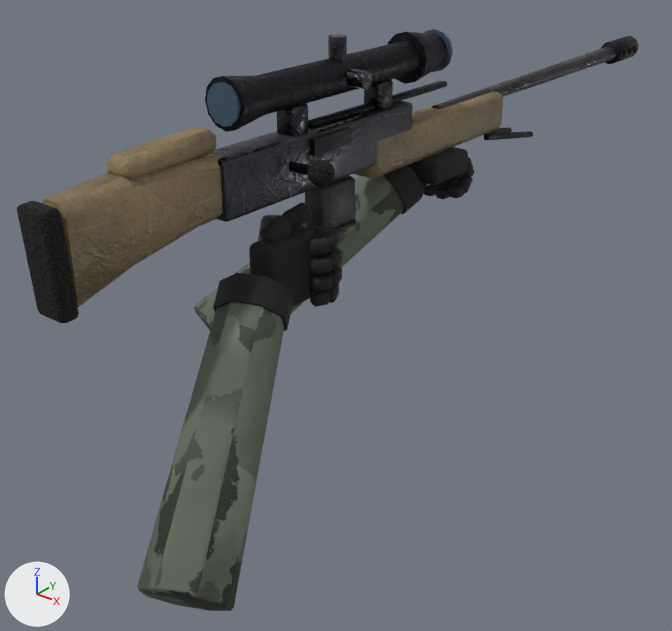
Before and after pictures for a commit that changed the glTF model client/assets/models/sniper_fp.glb.
Rendered twice from a 50 mm lens placed at (0.72, -0.818, 0.391), pointed at (-0.048, 0.142, -0.204). The lights are fixed; the arrows at lower left show +X, +Y and +Z. The first picture is the older version. Where no turn or scale is listed for an object, it has been applied to the vertices. Vertices at exactly the same position are counted once.

Names of what the first picture shows: 'arms', 'body', 'bolt', 'mag'.
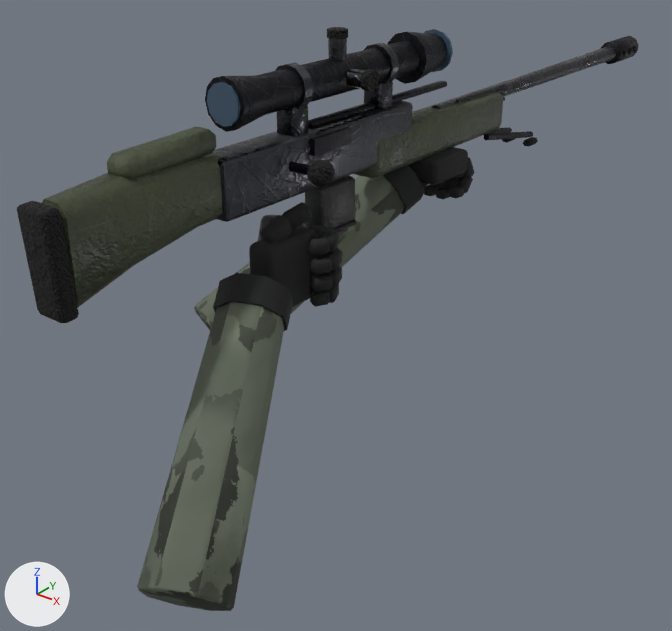
Boxes (x1, y1, x2, y2) around the edits, measured in the pictures (672 x 631 px):
```json
{"object": "body", "change": "surface changed, reshaped", "before": [17, 29, 639, 323], "after": [17, 27, 639, 323], "on screen": "darker"}
{"part": 1, "of": "me_sniper", "change": "added", "after": [275, 63, 313, 109]}
{"part": 2, "of": "me_sniper", "change": "added", "after": [364, 43, 399, 84]}
{"part": 3, "of": "me_sniper", "change": "added", "after": [456, 84, 506, 103]}
{"part": 4, "of": "me_sniper", "change": "added", "after": [327, 27, 348, 39]}
{"part": 5, "of": "me_sniper", "change": "added", "after": [360, 69, 379, 92]}
{"part": 6, "of": "me_sniper", "change": "added", "after": [523, 137, 538, 147]}
```

The change, as JSON lines over the scene's bpy script:
```json
{"op": "add", "block": "img_polymer__0_24__0_27__0_002", "code": ["img_polymer__0_24__0_27__0_002 = load_image('polymer_(0.24, 0.27, 0.002', '_unpacked/polymer__0.24__0.27__0.002', 256, 256, 'Non-Color')"]}
{"op": "add", "block": "img_polymer__0_24__0_27__0", "code": ["img_polymer__0_24__0_27__0 = load_image('polymer_(0.24, 0.27, 0', '_unpacked/polymer__0.24__0.27__0', 256, 256, 'sRGB')"]}
{"op": "add", "block": "img_polymer__0_24__0_27__0_001", "code": ["img_polymer__0_24__0_27__0_001 = load_image('polymer_(0.24, 0.27, 0.001', '_unpacked/polymer__0.24__0.27__0.001', 256, 256, 'Non-Color')"]}
{"block": "mat_polymer_tan", "where": "n2 = _N.new('ShaderNodeTexImage'); n2.name = 'Image Texture'"}
{"op": "set", "path": "n2.image", "old": "img_polymer__0_5__0_43__0", "new": "img_polymer__0_24__0_27__0"}
{"block": "mat_polymer_tan", "where": "n4 = _N.new('ShaderNodeTexImage'); n4.name = 'Image Texture.001'"}
{"op": "set", "path": "n4.image", "old": "img_polymer__0_5__0_43__0_001", "new": "img_polymer__0_24__0_27__0_001"}
{"block": "mat_polymer_tan", "where": "n6 = _N.new('ShaderNodeTexImage'); n6.name = 'Image Texture.002'"}
{"op": "set", "path": "n6.image", "old": "img_polymer__0_5__0_43__0_002", "new": "img_polymer__0_24__0_27__0_002"}
{"block": "me_sniper", "where": "# used by ob_body; location = (0.0, 0.0, 0.0)"}
{"op": "remove", "block": "me_sniper", "code": "me_sniper.from_pydata(...)  # 692 vertices, 1276 faces; spans x -0.034..0.045, y -0.366..0.995, z -0.1..0.205"}
{"op": "add", "block": "me_sniper", "code": "me_sniper.from_pydata(...)  # 852 vertices, 1556 faces; spans x -0.034..0.054, y -0.366..0.995, z -0.1..0.213"}
{"block": "me_sniper", "change": "me_sniper part 1: a new loose piece, a 12-sided cylinder along y spanning x -0.027..0.027, y -0.007..0.007, z 0.131..0.185, in mat_gunmetal"}
{"block": "me_sniper", "change": "me_sniper part 2: a new loose piece, a 12-sided cylinder along y spanning x -0.027..0.027, y 0.163..0.177, z 0.131..0.185, in mat_gunmetal"}
{"block": "me_sniper", "change": "me_sniper part 3: a new loose piece, a box spanning x 0.009..0.013, y 0.35..0.49, z 0.0785..0.0825, in mat_steel_dark"}
{"block": "me_sniper", "change": "me_sniper part 4: a new loose piece, an 8-sided cylinder along z spanning x -0.013..0.013, y 0.072..0.098, z 0.203..0.213, in mat_rubber"}
{"block": "me_sniper", "change": "me_sniper part 5: a new loose piece, an 8-sided cylinder along x spanning x 0.044..0.054, y 0.072..0.098, z 0.145..0.171, in mat_rubber"}
{"block": "me_sniper", "change": "me_sniper part 6: a new loose piece of 24 vertices spanning x 0.013..0.027, y 0.56..0.59, z -0.031..-0.021, in mat_rubber"}
{"block": "me_sniper", "change": "other edits to the shape of me_sniper do not show in these pictures"}
```
